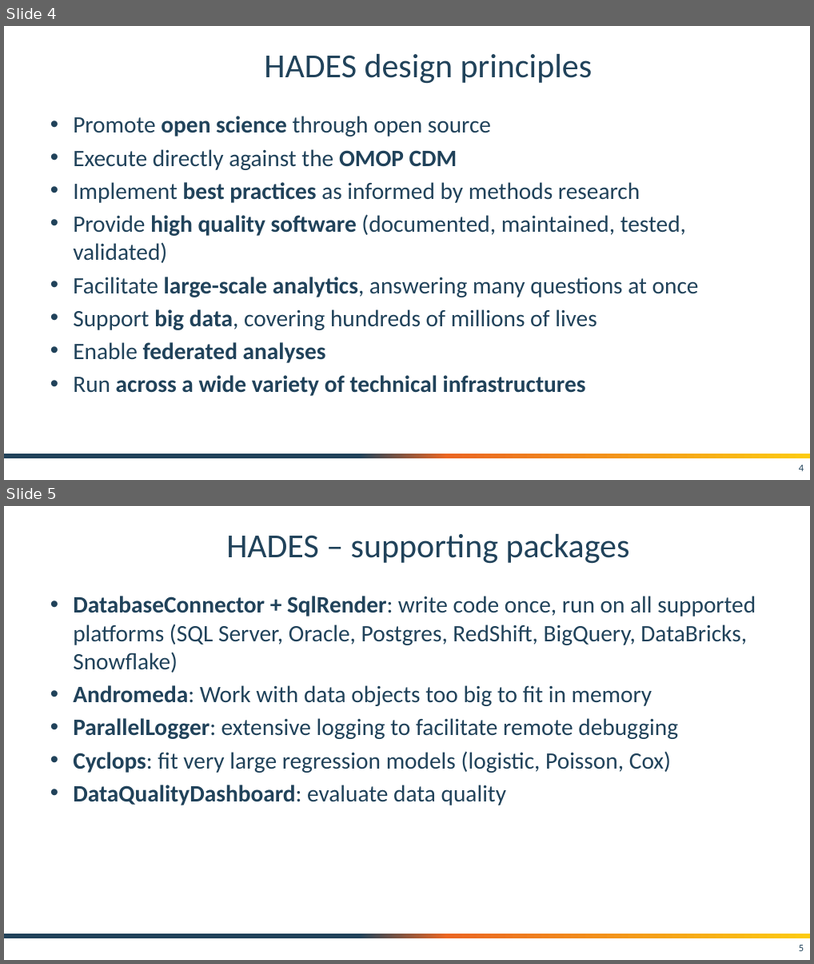
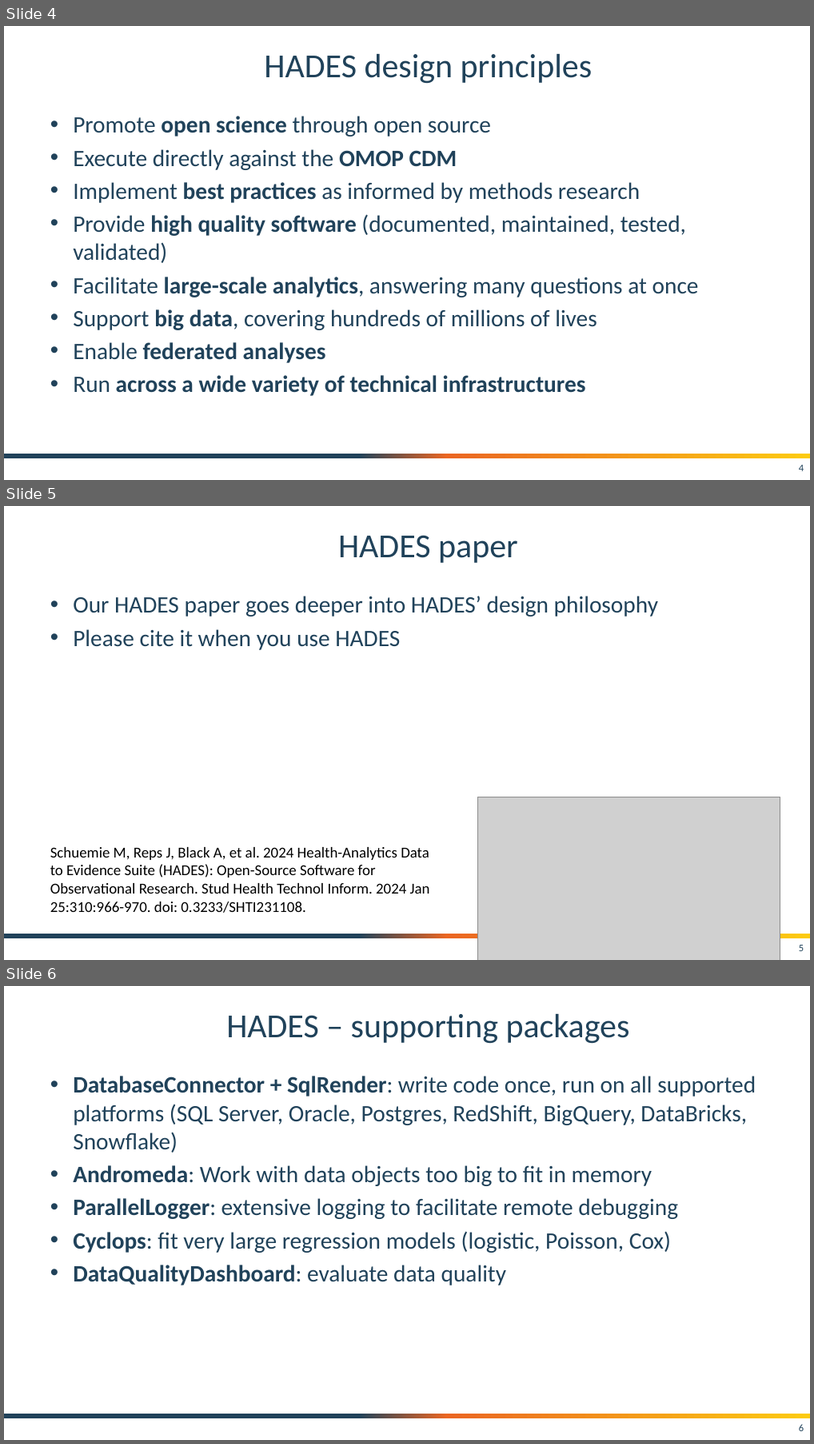
Before and after one commit to OHDSI/Tutorial-Hades, a slide deck: slides/HADESIntro.pptx. Shown one above the other, each under a label of ours: slides 4 and 5 before the commit, slides 4, 5 and 6 after it. The pictures are 814x964 and 814x1444 pixels, drawn with LibreOffice and Linux fonts; fonts in the diff are those of the drawing; grey boxes stand for pictures; background and template pictures are left out. Boxes give left, top, right and bottom in pixels: in the first picture for what was removed or moved away, otherwise in the second. Text is boxed around its words. In the diff, an @@ line names an element or a change of style, - is before the commit and + after.

```diff
--- a/slides/HADESIntro.pptx
+++ b/slides/HADESIntro.pptx
@@ slide 5 added at [4,506,810,960], background #FFFFFF; not listed: 1 template element that a slide beside it also shows @@
@@ title added at [338,535,518,563], 40 pt, text #20425A @@
+HADES paper
@@ text added at [73,596,658,650], 28 pt, text #20425A @@
+• Our HADES paper goes deeper into HADES’ design philosophy
+• Please cite it when you use HADES
@@ picture added at [478,797,780,960] @@
@@ text added at [50,847,430,912], 18 pt, text #000000 @@
+Schuemie M, Reps J, Black A, et al. 2024 Health-Analytics Data to Evidence Suite (HADES): Open-Source Software for Observational Research. Stud Health Technol Inform. 2024 Jan 25:310:966-970. doi: 0.3233/SHTI231108.
@@ page number added at [799,944,804,951], 12 pt, text #20425A @@
+5
@@ what was slide 5 is now slide 6 @@
```
Also in this commit, not shown: 2 slides changed, 1 other file.
